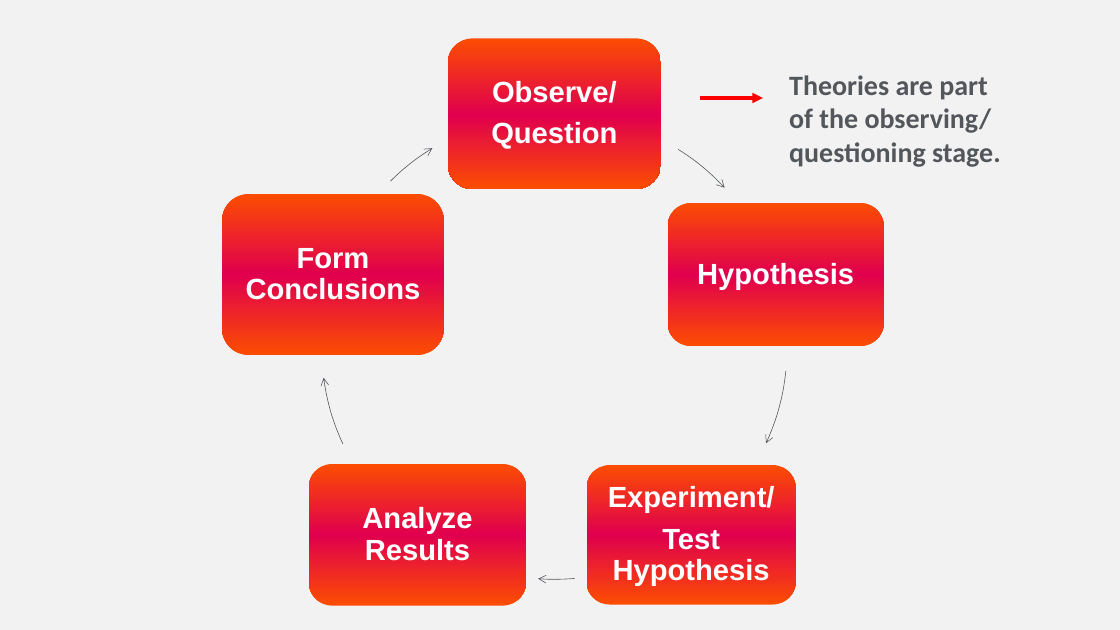
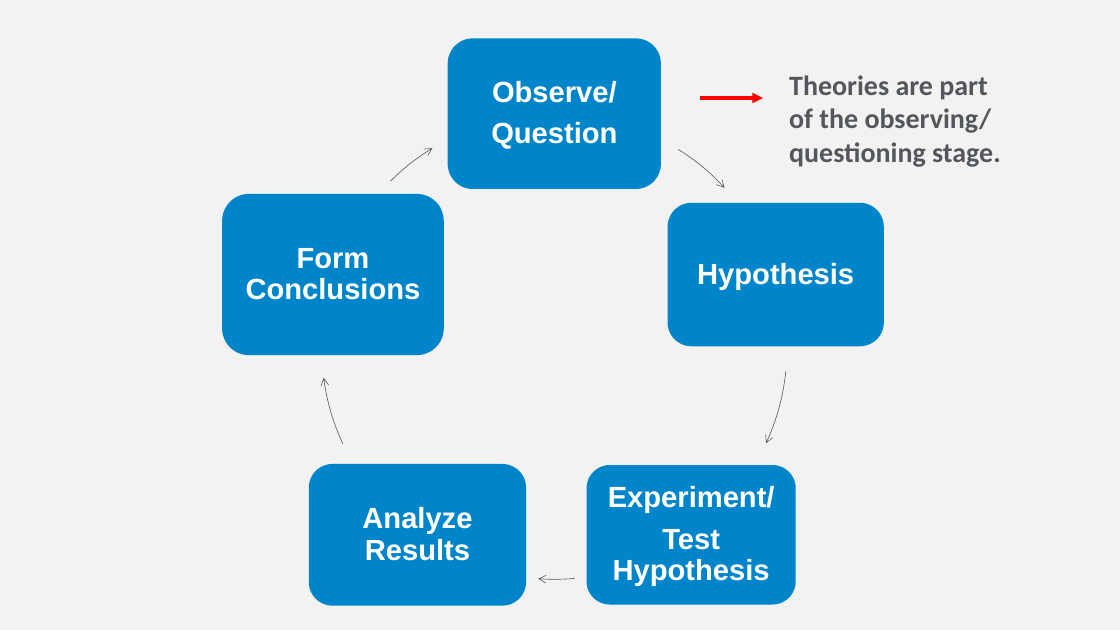
Before and after one commit to npm27/Teaching-Materials, a slide deck: slide 16 of Developmental Fall 23/Slides/Chapter 1.pptx. Drawn at 1120x630 pixels with LibreOffice and Linux fonts; fonts in the diff are those of the drawing. Boxes give left, top, right and bottom in pixels: in the first picture for what was removed or moved away, otherwise in the second. Text is boxed around its words. In the diff, an @@ line names an element or a change of style, - is before the commit and + after.

```diff
--- a/Developmental Fall 23/Slides/Chapter 1.pptx
+++ b/Developmental Fall 23/Slides/Chapter 1.pptx
@@ fill gradient #FC4C02 to #E0004D to #0085CA in 5 elements at box(448, 39, 661, 189), box(668, 202, 884, 346), box(586, 465, 796, 605), box(309, 464, 527, 606), box(222, 194, 444, 355) @@
```
Also in this commit, not shown: 6 other slides changed.
